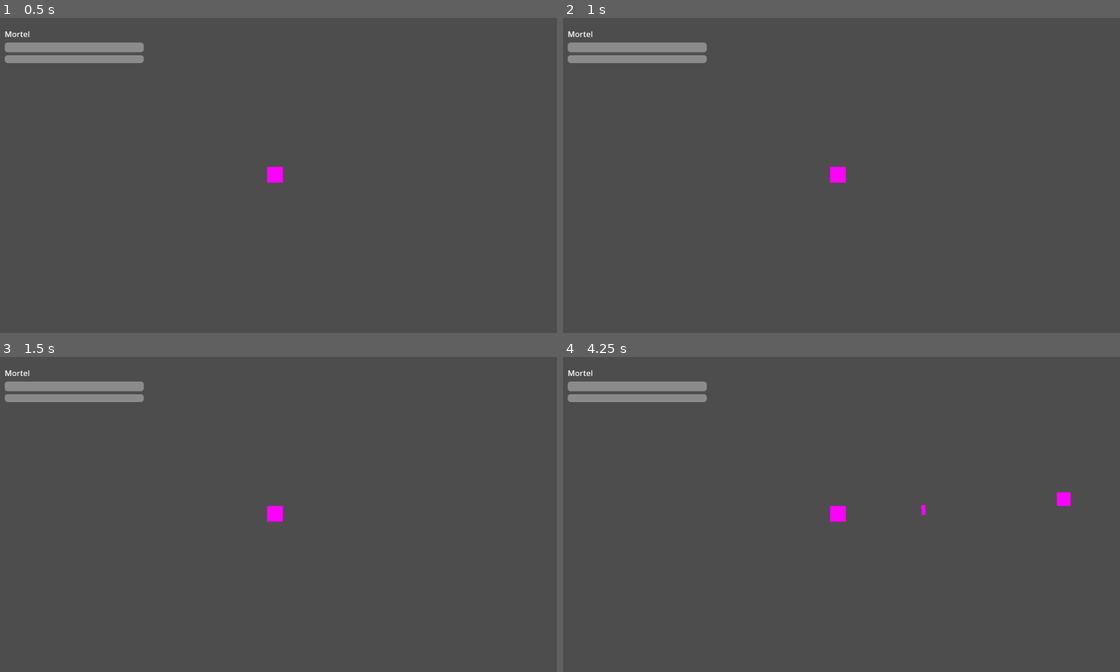
Above: before the commit, frames 1-4 (two rows, left to right).
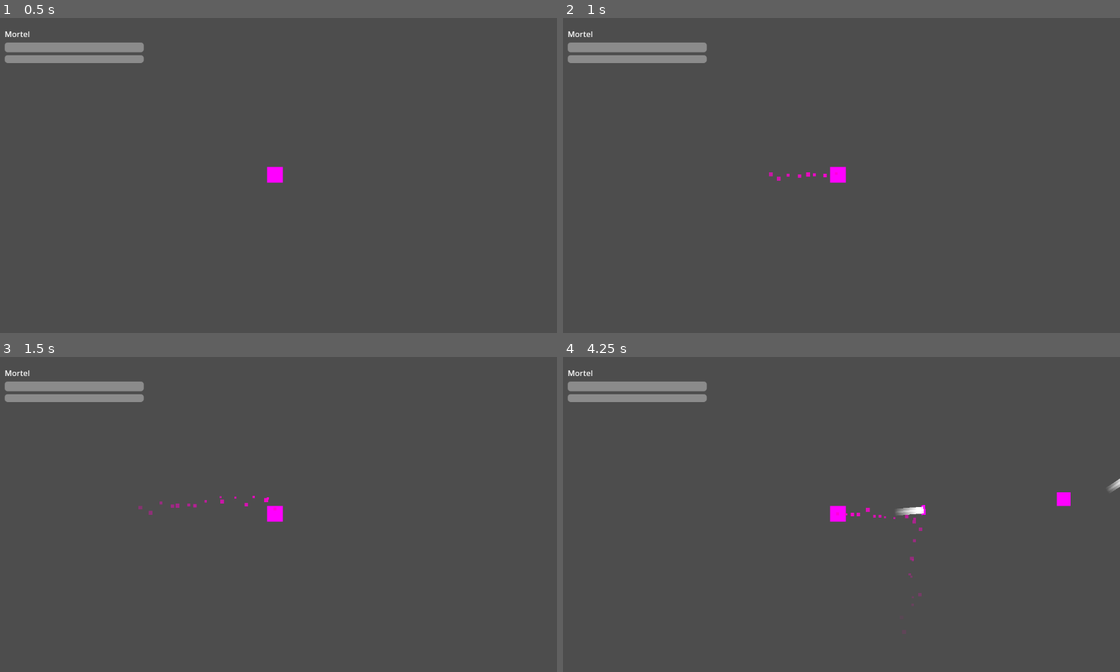
Above: after the commit, the same moments.

Repository: HunterDemonSlay/projet-JEU
Game: Godot game, scene res://scenes/world.tscn
The game is run twice, just before and just after one commit, with the same random seed, the same clock (stepped at 60 frames per second) and the same inputs.
Inputs:
- Up to frame 1 (0.5 s): no input
- Up to frame 2 (1 s): tap Enter at 0.5 s; hold D (move_right) from 0.53 s (still down)
- Up to frame 3 (1.5 s): release D (move_right) at 1.28 s; hold S (move_down) from 1.28 s (still down)
- Up to frame 4 (4.25 s): release S (move_down) at 2.03 s; hold D (move_right) 2.03-2.78 s; hold W (move_up) 2.78-3.53 s; hold A (move_left) from 3.53 s (still down)

Frame 1 is identical in both runs. In frame 2, less than 0.1% of the frame differs, in the area x 37-50%, y 48-52%; in frame 3, 0.1%; in frame 4, 0.3%, in the area x 49-100%, y 38-79%.

Commit message:
Ajouter les VFX du personnage : petales de prunier, trainee de sabre Qi et squelette d'animation
Verifie en headless avec Godot 4.7 (import propre + 15s de jeu reel sans erreur).

- PlumBlossomParticles (GPUParticles2D sur Player) : petales roses qui se detachent quand le joueur bouge (emitting pilote par la vitesse dans player.gd), purement cosmetique.
- TrailGlow/TrailCore (Line2D, top_level=true) sur QiStrikeProjectile : trainee lumineuse rose/blanche en fenetre glissante (10 points), TrailGlow avec un shader additif simple (trail_glow.gdshader) pour le halo neon, TrailCore pour le coeur blanc net. Reinitialisee a chaque launch()/on_pool_deactivate pour rester compatible avec l'Object Pooling (Etape 6).
- WeaponBase.gd : nouveau signal attack_performed, emis a chaque attaque reelle, decouple les VFX/animations de la logique de combat.
- PlayerAnimator.gd (sur un nouveau noeud AnimationPlayer) : bascule Idle/Run selon la vitesse, joue QiStrike_Cast (non interruptible) sur attack_performed. Les clips n'existent pas encore (pas de sprite anime reel) ; has_animation() protege chaque appel, le script fonctionnera tel quel une fois l'art ajoute.

Diff:
--- a/scenes/player/player.tscn
+++ b/scenes/player/player.tscn
@@ -1,6 +1,7 @@
-[gd_scene load_steps=7 format=3]
+[gd_scene load_steps=12 format=3]
 
 [ext_resource type="Script" path="res://scripts/player/player.gd" id="1"]
+[ext_resource type="Script" path="res://scripts/player/player_animator.gd" id="4"]
 [ext_resource type="Script" path="res://scripts/weapons/qi_strike_weapon.gd" id="2"]
 [ext_resource type="PackedScene" path="res://scenes/projectiles/qi_strike_projectile.tscn" id="3"]
 
@@ -12,6 +13,30 @@
 
 [sub_resource type="PlaceholderTexture2D" id="PlaceholderTexture2D_sprite"]
 size = Vector2(32, 32)
+
+[sub_resource type="PlaceholderTexture2D" id="PlaceholderTexture2D_petal"]
+size = Vector2(6, 6)
+
+[sub_resource type="Gradient" id="Gradient_petal_color"]
+offsets = PackedFloat32Array(0, 1)
+colors = PackedColorArray(1, 0.75, 0.85, 1, 1, 0.55, 0.7, 0)
+
+[sub_resource type="GradientTexture1D" id="GradientTexture1D_petal_color"]
+gradient = SubResource("Gradient_petal_color")
+
+[sub_resource type="ParticleProcessMaterial" id="ParticleProcessMaterial_petal"]
+direction = Vector3(-1, -0.3, 0)
+spread = 35.0
+initial_velocity_min = 18.0
+initial_velocity_max = 42.0
+gravity = Vector3(0, 55, 0)
+angular_velocity_min = -90.0
+angular_velocity_max = 90.0
+scale_min = 0.6
+scale_max = 1.4
+color_ramp = SubResource("GradientTexture1D_petal_color")
+emission_shape = 1
+emission_sphere_radius = 10.0
 
 [node name="Player" type="CharacterBody2D"]
 script = ExtResource("1")
@@ -41,3 +66,16 @@
 
 [node name="CollisionShape2D" type="CollisionShape2D" parent="Hurtbox"]
 shape = SubResource("CircleShape2D_body")
+
+[node name="PlumBlossomParticles" type="GPUParticles2D" parent="."]
+emitting = false
+amount = 24
+lifetime = 1.4
+explosiveness = 0.0
+randomness = 0.3
+local_coords = false
+texture = SubResource("PlaceholderTexture2D_petal")
+process_material = SubResource("ParticleProcessMaterial_petal")
+
+[node name="AnimationPlayer" type="AnimationPlayer" parent="."]
+script = ExtResource("4")
--- a/scenes/projectiles/qi_strike_projectile.tscn
+++ b/scenes/projectiles/qi_strike_projectile.tscn
@@ -1,6 +1,7 @@
-[gd_scene load_steps=4 format=3]
+[gd_scene load_steps=9 format=3]
 
 [ext_resource type="Script" path="res://scripts/projectiles/projectile.gd" id="1"]
+[ext_resource type="Shader" path="res://scripts/projectiles/trail_glow.gdshader" id="2"]
 
 [sub_resource type="CapsuleShape2D" id="CapsuleShape2D_body"]
 radius = 4.0
@@ -8,6 +9,18 @@
 
 [sub_resource type="PlaceholderTexture2D" id="PlaceholderTexture2D_sprite"]
 size = Vector2(8, 20)
+
+[sub_resource type="Gradient" id="Gradient_trail_glow"]
+offsets = PackedFloat32Array(0, 1)
+colors = PackedColorArray(1, 0.4, 0.65, 0, 1, 0.85, 0.95, 0.9)
+
+[sub_resource type="Gradient" id="Gradient_trail_core"]
+offsets = PackedFloat32Array(0, 1)
+colors = PackedColorArray(1, 1, 1, 0, 1, 1, 1, 1)
+
+[sub_resource type="ShaderMaterial" id="ShaderMaterial_trail_glow"]
+shader = ExtResource("2")
+shader_parameter/intensity = 2.5
 
 [node name="QiStrikeProjectile" type="Area2D"]
 collision_layer = 0
@@ -22,3 +35,14 @@
 
 [node name="LifetimeTimer" type="Timer" parent="."]
 one_shot = true
+
+[node name="TrailGlow" type="Line2D" parent="."]
+top_level = true
+width = 14.0
+gradient = SubResource("Gradient_trail_glow")
+material = SubResource("ShaderMaterial_trail_glow")
+
+[node name="TrailCore" type="Line2D" parent="."]
+top_level = true
+width = 4.0
+gradient = SubResource("Gradient_trail_core")
--- a/scripts/player/player.gd
+++ b/scripts/player/player.gd
@@ -35,6 +35,12 @@
 @onready var pickup_area: Area2D = $PickupArea
 @onready var pickup_shape: CollisionShape2D = $PickupArea/CollisionShape2D
 @onready var hurtbox: Area2D = $Hurtbox
+## Pétales de fleurs de prunier qui se détachent du personnage en mouvement
+## (esthétique manhwa). Purement visuel : aucune incidence sur le gameplay.
+@onready var plum_blossom_particles: GPUParticles2D = $PlumBlossomParticles
+
+## Vitesse minimale (px/s) à partir de laquelle les pétales se détachent.
+const PETAL_EMIT_SPEED_THRESHOLD := 10.0
 
 ## Pierres d'Esprit accumulées pendant cette run (non encore persistées).
 ## Voir World._on_player_died(), qui les crédite à SaveManager à la mort.
@@ -64,6 +70,8 @@
 	var input_direction := _get_input_direction()
 	velocity = _compute_velocity(velocity, input_direction, delta)
 	move_and_slide()
+
+	plum_blossom_particles.emitting = velocity.length() > PETAL_EMIT_SPEED_THRESHOLD
 
 
 ## Ajoute du Qi et déclenche une percée (breakthrough) si le maximum est atteint.
--- /dev/null
+++ b/scripts/player/player_animator.gd
@@ -0,0 +1,50 @@
+extends AnimationPlayer
+## Pilote les transitions entre les états d'animation du joueur : Idle, Run
+## (cheveux/robe qui volent), et QiStrike_Cast (attaque, non interruptible).
+##
+## Les clips n'existent pas encore (le personnage n'a qu'un sprite
+## placeholder) : chaque appel à play() est protégé par has_animation(), donc
+## ce script ne provoque aucune erreur tant que l'art définitif n'est pas
+## prêt, et fonctionnera tel quel dès que les animations "Idle"/"Run"/
+## "QiStrike_Cast" seront ajoutées à l'AnimationPlayer.
+
+const ANIM_IDLE := "Idle"
+const ANIM_RUN := "Run"
+const ANIM_ATTACK := "QiStrike_Cast"
+
+## Vitesse minimale (px/s) à partir de laquelle on bascule sur "Run".
+const RUN_SPEED_THRESHOLD := 10.0
+
+@onready var _player: Player = get_parent()
+@onready var _weapon: WeaponBase = get_parent().get_node("WeaponPivot")
+
+## Empêche le mouvement (Idle/Run) d'interrompre une attaque en cours :
+## la priorité va toujours à l'animation de cast tant qu'elle joue.
+var _is_casting: bool = false
+
+
+func _ready() -> void:
+	animation_finished.connect(_on_animation_finished)
+	_weapon.attack_performed.connect(_on_attack_performed)
+
+
+func _process(_delta: float) -> void:
+	if _is_casting:
+		return
+
+	var target_animation := ANIM_RUN if _player.velocity.length() > RUN_SPEED_THRESHOLD else ANIM_IDLE
+	if has_animation(target_animation) and current_animation != target_animation:
+		play(target_animation)
+
+
+func _on_attack_performed() -> void:
+	if not has_animation(ANIM_ATTACK):
+		return
+	_is_casting = true
+	play(ANIM_ATTACK)
+
+
+## Rend la main au cycle Idle/Run dès que l'animation d'attaque se termine.
+func _on_animation_finished(finished_animation: StringName) -> void:
+	if finished_animation == ANIM_ATTACK:
+		_is_casting = false
--- a/scripts/projectiles/projectile.gd
+++ b/scripts/projectiles/projectile.gd
@@ -14,6 +14,12 @@
 
 @onready var lifetime_timer: Timer = $LifetimeTimer
 @onready var collision_shape: CollisionShape2D = $CollisionShape2D
+@onready var trail_glow: Line2D = $TrailGlow
+@onready var trail_core: Line2D = $TrailCore
+
+## Nombre de points conservés dans la traînée lumineuse (fenêtre glissante).
+## Plus élevé = traînée plus longue, mais plus coûteux à dessiner.
+const TRAIL_MAX_POINTS := 10
 
 var _direction: Vector2 = Vector2.RIGHT
 var _speed: float = 0.0
@@ -32,11 +38,33 @@
 	_speed = speed
 	rotation = _direction.angle()
 
+	_reset_trail()
 	lifetime_timer.start(lifetime)
 
 
 func _physics_process(delta: float) -> void:
 	global_position += _direction * _speed * delta
+	_update_trail()
+
+
+## Ajoute la position actuelle à la traînée (TrailGlow/TrailCore sont en
+## `top_level = true`, donc leurs points sont déjà en coordonnées globales
+## malgré leur parenté avec ce projectile qui se déplace). Fenêtre glissante :
+## on retire le point le plus ancien dès que la limite est dépassée, pour
+## garder une traînée de longueur constante quelle que soit la distance
+## parcourue par le projectile.
+func _update_trail() -> void:
+	trail_glow.add_point(global_position)
+	trail_core.add_point(global_position)
+
+	if trail_glow.get_point_count() > TRAIL_MAX_POINTS:
+		trail_glow.remove_point(0)
+		trail_core.remove_point(0)
+
+
+func _reset_trail() -> void:
+	trail_glow.clear_points()
+	trail_core.clear_points()
 
 
 ## Appelée par ObjectPooler quand cette instance est réutilisée.
@@ -51,6 +79,7 @@
 	monitoring = false
 	collision_shape.disabled = true
 	lifetime_timer.stop()
+	_reset_trail()
 
 
 func _connect_signals_once() -> void:
--- /dev/null
+++ b/scripts/projectiles/trail_glow.gdshader
@@ -0,0 +1,11 @@
+shader_type canvas_item;
+render_mode blend_add;
+
+// Shader minimal : intensifie additivement la couleur du degrade du Line2D
+// pour obtenir le halo lumineux "neon" caracteristique des traits de sabre
+// manhwa, sans avoir besoin d'une vraie texture de bloom/flou.
+uniform float intensity : hint_range(1.0, 6.0) = 2.5;
+
+void fragment() {
+	COLOR.rgb *= intensity;
+}
--- a/scripts/weapons/weapon_base.gd
+++ b/scripts/weapons/weapon_base.gd
@@ -20,6 +20,11 @@
 ## Portée maximale de détection de l'ennemi le plus proche.
 @export var targeting_range: float = 500.0
 
+## Émis juste avant chaque attaque réelle (cible trouvée). Découple les
+## effets cosmétiques (animation de cast, VFX, son) de la logique de combat :
+## ni WeaponBase ni ses classes filles n'ont besoin de savoir qui écoute.
+signal attack_performed
+
 var _attack_timer: Timer
 
 
@@ -37,6 +42,7 @@
 		return
 
 	look_at(target.global_position)
+	attack_performed.emit()
 	_perform_attack(target)
 
 
Not shown, added: scripts/player/player_animator.gd.uid
Not shown, added: scripts/projectiles/trail_glow.gdshader.uid
